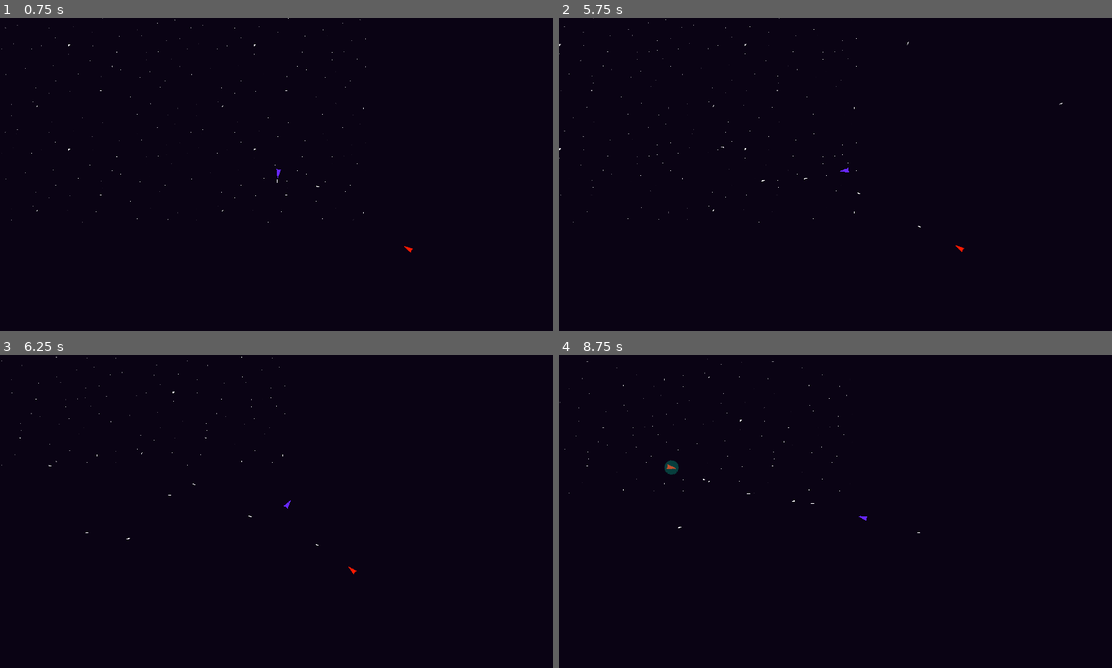
Above: before the commit, frames 1-4 (two rows, left to right).
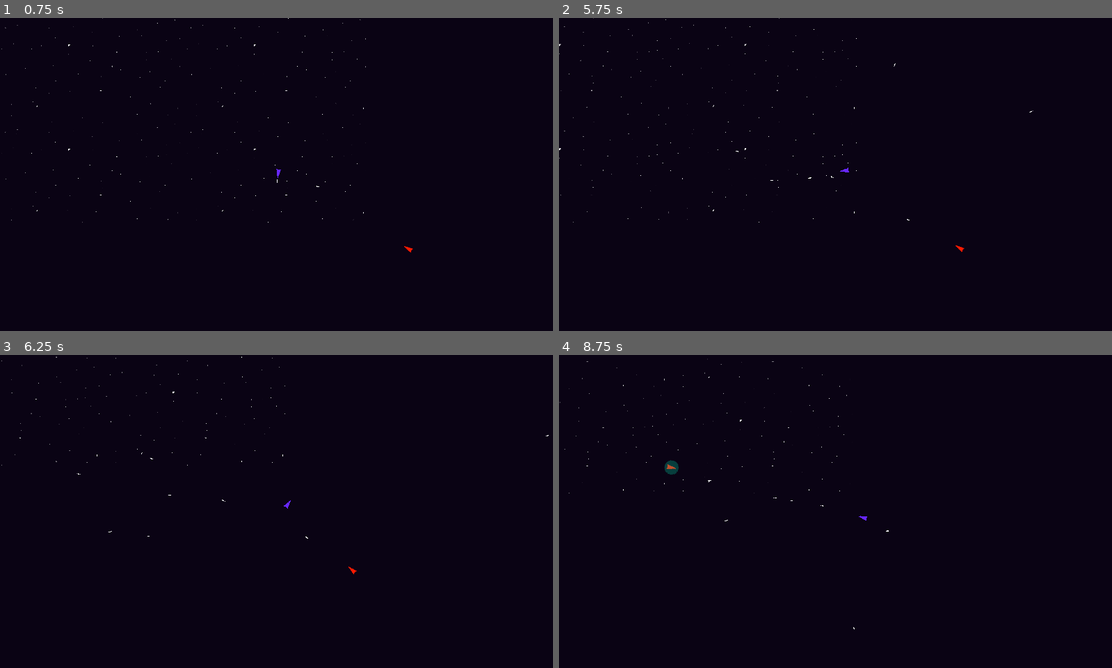
Above: after the commit, the same moments.

Repository: BloopHD/IntoTheVoid
Game: Godot game, scene res://scenes/world/world.tscn
Two runs of this game, one before a commit and one after it. Both use one fixed random seed, a clock stepped at 60 frames per second and the inputs below.
Inputs (mouse positions are in pixels of both pictures, inside the frame that each line leads up to):
- Up to frame 1 (0.75 s): tap Enter at 0.5 s; move the mouse to (248, 237) at 0.52 s; press the mouse at (248, 237) at 0.53 s; hold W (move_up) from 0.53 s (still down)
- Up to frame 2 (5.75 s): move the mouse to (1006, 221) at 1.27 s; release the mouse at (1006, 221) at 1.28 s; click (1006, 221) at 1.35 s; move the mouse to (669, 127) at 2.02 s; release W (move_up) at 2.03 s; hold Right mouse button (secondary action) 2.03-2.78 s; hold A (move_left) 2.03-3.53 s; click (669, 127) at 2.3 s; tap Space at 2.75 s; move the mouse to (863, 174) at 2.77 s; click (863, 174) at 2.85 s; move the mouse to (752, 96) at 3.52 s; press the mouse at (752, 96) at 3.53 s; hold S (move_down) 3.53-4.28 s; move the mouse to (957, 158) at 4.27 s; release the mouse at (957, 158) at 4.28 s; hold D (move_right) 4.28-5.03 s; right-click (957, 158) at 4.35 s; click (957, 158) at 4.55 s; move the mouse to (724, 190) at 5.02 s; press the mouse at (724, 190) at 5.03 s; hold W (move_up) from 5.03 s (still down)
- Up to frame 3 (6.25 s): move the mouse to (331, 442) at 5.77 s; release W (move_up) at 5.78 s; release the mouse at (331, 442) at 5.78 s; hold D (move_right) from 5.78 s (still down); click (331, 442) at 5.85 s
- Up to frame 4 (8.75 s): move the mouse to (807, 574) at 6.52 s; hold Right mouse button (secondary action) 6.53-7.28 s; click (807, 574) at 6.8 s; move the mouse to (1006, 558) at 7.27 s; click (1006, 558) at 7.35 s; move the mouse to (669, 464) at 8.02 s; release D (move_right) at 8.03 s; press the mouse at (669, 464) at 8.03 s; hold S (move_down) from 8.03 s (still down)

Frame 1 is identical in both runs. In frame 2, less than 0.1% of the frame differs, in the area x 29-92%, y 7-67%; in frame 3, less than 0.1%; in frame 4, less than 0.1%.

Commit message:
Updated Weapons and Lasers, Added Global Signals
See title.

Diff:
--- /dev/null
+++ b/globals/GlobalSignals.gd
@@ -0,0 +1,3 @@
+extends Node
+
+signal shot_fired(laser, position, rotation, starting_speed)
--- a/project.godot
+++ b/project.godot
@@ -14,6 +14,10 @@
 run/main_scene="res://scenes/world/world.tscn"
 config/features=PackedStringArray("4.3", "Forward Plus")
 config/icon="res://sprites/icon.svg"
+
+[autoload]
+
+GlobalSignals="*res://globals/GlobalSignals.gd"
 
 [display]
 
--- /dev/null
+++ b/scenes/enemies/ai.gd
@@ -0,0 +1,2 @@
+extends Node2D
+class_name AI
--- a/scenes/enemies/enemy.gd
+++ b/scenes/enemies/enemy.gd
@@ -1,5 +1,6 @@
+extends CharacterBody2D
 class_name Enemy
-extends CharacterBody2D
+
 
 signal laser_shot(laser)
 signal enemy_fired_laser(laser, position, rotation, starting_speed)
@@ -12,7 +13,9 @@
 @export var muzzle: Marker2D
 @export var player_test: Node2D
 
-@onready var health: Node2D = $Health
+@onready var health: Health = $Health
+@onready var weapon: Weapon = $Weapon
+@onready var ai: AI = $AI
 
 @onready var finite_state_machine: Node = $FiniteStateMachine
 @onready var enemy_wander_state: Node = $FiniteStateMachine/EnemyWanderState
@@ -51,7 +54,6 @@
 
 
 func move_func(delta: float, move_direction: Vector2) -> void:
-
 	move_direction = (move_direction - position).normalized()
 
 	var current_rotation_vector: Vector2 = Vector2(cos(rotation), sin(rotation))
@@ -59,19 +61,12 @@
 
 	var forward_angle_max: float = 30
 
-	#rotate_func(get_rotation_angle(player_position))
-
-
-	# TODO - This really needs to be refactored, and player_in_range does not quite work.
-
 	if current_state == enemy_chase_state || current_state == enemy_retreat_state || current_state == enemy_attack_state:
 		if current_forward_angle < forward_angle_max && current_forward_angle > -forward_angle_max:
-			print("FORWARD")
 			player_in_range = true
 			velocity = lerp(velocity, move_direction * max_speed, delta * acceleration / ONE_HUNDRED)
 
 		else:
-			print("NOT")
 			player_in_range = false
 			velocity = lerp(velocity, move_direction * max_speed, delta * acceleration * 0.75 / ONE_HUNDRED)
 
@@ -85,12 +80,10 @@
 
 
 func rotate_func(angle: float) -> void:
-
 	rotation_degrees = rad_to_deg(lerp_angle(global_rotation, angle, rotational_accel / ONE_HUNDRED))
 
 
 func get_rotation_angle(player_position: Vector2) -> float:
-
 	look_direction = (player_position - position).normalized()
 
 	var angle: float = look_direction.angle() + NINETY_DEGREES_RAD
@@ -99,7 +92,6 @@
 
 
 func rotate_function(aim_position: Vector2 = Vector2.ZERO) -> void:
-
 	look_direction = (aim_position - position).normalized()
 
 	var angle: float = look_direction.angle() + NINETY_DEGREES_RAD
@@ -108,7 +100,6 @@
 
 
 func try_to_shoot():
-
 	if can_shoot && player_in_range:
 		can_shoot = false
 		$ShootingTimer.start()
@@ -116,12 +107,17 @@
 
 
 func shoot_laser() -> void:
+#	var laser: Area2D = laser_scene.instantiate()
+#	laser.global_position = muzzle.global_position
+#	laser.rotation = rotation
+#	laser.curr_speed = curr_speed
+#	emit_signal("laser_shot", laser)
+	weapon.fire_weapon(get_speed_in_direction(look_direction), rotation)
 
-	var laser: Area2D = laser_scene.instantiate()
-	laser.global_position = muzzle.global_position
-	laser.rotation = rotation
-	laser.curr_speed = curr_speed
-	emit_signal("laser_shot", laser)
+
+func get_speed_in_direction(direction: Vector2) -> float:
+	var normalized_direction = direction.normalized()
+	return velocity.dot(normalized_direction)
 
 
 func handle_hit(damage: int) -> void:
@@ -132,7 +128,6 @@
 
 
 func change_state(body: Node2D, new_state: Node) -> void:
-
 	player = body
 
 	if current_state != enemy_death_state:
--- a/scenes/enemies/enemy.tscn
+++ b/scenes/enemies/enemy.tscn
@@ -7,6 +7,7 @@
 [ext_resource type="Script" path="res://scenes/enemies/enemy_wander_state.gd" id="4_db3q0"]
 [ext_resource type="Script" path="res://scenes/enemies/enemy_chase_state.gd" id="5_ahrbe"]
 [ext_resource type="PackedScene" uid="uid://crasmqmrosgc" path="res://scenes/weapon/weapon.tscn" id="5_hblv0"]
+[ext_resource type="Script" path="res://scenes/enemies/ai.gd" id="6_arwoa"]
 [ext_resource type="Script" path="res://scenes/enemies/enemy_aware_state.gd" id="6_w7qao"]
 [ext_resource type="Script" path="res://scenes/enemies/enemy_attack_state.gd" id="7_e3itp"]
 [ext_resource type="Script" path="res://scenes/enemies/enemy_death_state.gd" id="8_grrgi"]
@@ -58,6 +59,9 @@
 [node name="ShootingTimer" type="Timer" parent="."]
 wait_time = 0.5
 one_shot = true
+
+[node name="AI" type="Node2D" parent="."]
+script = ExtResource("6_arwoa")
 
 [node name="Aware_Detection_Area" type="Area2D" parent="."]
 collision_layer = 0
--- a/scenes/health/health.gd
+++ b/scenes/health/health.gd
@@ -1,4 +1,5 @@
 extends Node2D
+class_name Health
 
 
 @export var health: int = 100:
--- a/scenes/laser/laser.gd
+++ b/scenes/laser/laser.gd
@@ -35,13 +35,13 @@
 
 		queue_free()
 
-	if body.is_in_group("enemy"):
+	if body.is_in_group("enemy") || body.is_in_group("player"):
 		body.handle_hit(damage)
 		queue_free()
 
 
 func _on_area_entered(area:Area2D) -> void:
-	if area.is_in_group("enemy shield"):
+	if area.is_in_group("enemy shield") || area.is_in_group("player shield"):
 		area.damage_shield(damage)
 		queue_free()
 
--- a/scenes/laser/laser.tscn
+++ b/scenes/laser/laser.tscn
@@ -8,8 +8,8 @@
 height = 24.0
 
 [node name="Laser" type="Area2D"]
-collision_layer = 4
-collision_mask = 162
+collision_layer = 0
+collision_mask = 0
 script = ExtResource("1_m418u")
 damage = 10.0
 speed = 1250.0
--- a/scenes/player/player.gd
+++ b/scenes/player/player.gd
@@ -1,7 +1,6 @@
 extends CharacterBody2D
 class_name Player
 
-signal player_fired_laser(laser, position, rotation, starting_speed)
 
 @export var forward_speed: int = 1000
 @export var reverse_and_strafe_speed: int = 750
@@ -27,39 +26,29 @@
 var can_shoot: bool = true
 
 
-
 var current_speed: float:
 	get:
 		return velocity.length()
 
 
 func _input(event: InputEvent) -> void:
-
 	set_input_type(event)
 
 
-func _ready() -> void:
-	weapon.weapon_fired.connect(self.shoot_laser)
-
-
 func _process(_delta) -> void:
-
 	check_for_input()
 
 
 func _physics_process(delta: float) -> void:
-
 	player_movement(delta)
 	player_rotation(get_player_rotation_angle())
-#	handle_crosshair(delta)
-#	print("Player Speed: ", current_speed)
 
 
 # Movment function.
 func player_movement(delta: float) -> void:
-
 	var current_forward_angle: float = rad_to_deg(move_vector.angle_to(aim_vector))
 	var forward_angle_max: float = 30
+
 
 # If the player is moving.
 	if move_vector > Vector2.ZERO || move_vector < Vector2.ZERO:
@@ -137,15 +126,13 @@
 func check_for_weapons_fired() -> void:
 
 	if Input.is_action_pressed("primary action") and can_shoot:
-		weapon.fire_weapon(current_speed, rotation)
+		weapon.fire_weapon(get_speed_in_direction(aim_vector), rotation)
 	elif Input.is_action_pressed("secondary action"):
 		pass
 	else:
 		pass
 
 	#print("boom")
-
-
 
 
 # This function gets the move input from the player.
@@ -172,10 +159,6 @@
 	return aim_input
 
 
-func shoot_laser(laser, position, rotation, current_directional_speed) -> void:
-	emit_signal("player_fired_laser", laser, position, rotation, current_directional_speed)
-
-
 # This function gets the speed of the player in a given direction,
 # which is used to determine the starting speed of a laser.
 func get_speed_in_direction(direction: Vector2) -> float:
--- a/scenes/player/player.tscn
+++ b/scenes/player/player.tscn
@@ -27,11 +27,12 @@
 texture = ExtResource("1_gvkbj")
 
 [node name="Weapon" parent="." instance=ExtResource("3_yom0l")]
+PlayerWeapon = true
 
 [node name="Shield" parent="." groups=["player shield"] instance=ExtResource("4_xtpps")]
 scale = Vector2(6, 6)
 collision_layer = 64
-collision_mask = 40
+collision_mask = 8
 
 [node name="Health" parent="." instance=ExtResource("5_pdjii")]
 
--- a/scenes/weapon/weapon.gd
+++ b/scenes/weapon/weapon.gd
@@ -1,18 +1,47 @@
 extends Node2D
+class_name Weapon
 
-signal weapon_fired(laser, position, rotation, starting_speed)
 
-var laser_scene: PackedScene = preload("res://scenes/laser/laser.tscn")
+@export var PlayerWeapon: bool = false
+
 
 @onready var Muzzle: Marker2D = $LaserMarkers/LaserMarker
 @onready var laser_cooldown: Timer = $LaserCooldown
 
 
-func fire_weapon(actor_starting_speed: float, actor_rotation: float) -> void:
+const PLAYER_PROJECTILE_LAYER: int = 3
+const ENEMY_PROJECTILE_LAYER: int = 4
+const PLAYER_MASK: int = 1
+const ENEMY_MASK: int = 6
+const PLAYER_SHIELD_MARK: int = 7
+const ENEMY_SHIELD_MARK: int = 8
+
+
+
+var laser_scene: PackedScene = preload("res://scenes/laser/laser.tscn")
+
+
+func fire_weapon(actor_directional_speed: float, actor_rotation: float) -> void:
 	if laser_cooldown.is_stopped():
+
 		var laser: Area2D = laser_scene.instantiate()
-		var current_directional_speed: float = max(actor_starting_speed, 0.0) # If current speed is negative, set it to 0.
+
+		set_collision_layer_and_masks(laser)
+
+		var laser_starting_directional_speed: float = max(actor_directional_speed, 0.0) # If current speed is negative, set it to 0.
 
 		laser_cooldown.start()
 
-		emit_signal("weapon_fired", laser, Muzzle.global_position, actor_rotation, current_directional_speed)
+		GlobalSignals.emit_signal("shot_fired", laser, Muzzle.global_position, actor_rotation, laser_starting_directional_speed)
+
+
+func set_collision_layer_and_masks(laser):
+	if PlayerWeapon:
+		laser.set_collision_layer_value(PLAYER_PROJECTILE_LAYER, true)
+		laser.set_collision_mask_value(ENEMY_MASK, true)
+		laser.set_collision_mask_value(ENEMY_SHIELD_MARK, true)
+	else:
+		print("heere")
+		laser.set_collision_layer_value(ENEMY_PROJECTILE_LAYER, true)
+		laser.set_collision_mask_value(PLAYER_MASK, true)
+		laser.set_collision_mask_value(PLAYER_SHIELD_MARK, true)
--- a/scenes/world/projectile_manager.gd
+++ b/scenes/world/projectile_manager.gd
@@ -5,4 +5,4 @@
 	laser.global_position = position
 	laser.rotation = rotation
 	laser.starting_speed = starting_speed
-	add_child(laser)
+	self.call_deferred("add_child", laser)
--- a/scenes/world/world.gd
+++ b/scenes/world/world.gd
@@ -4,7 +4,7 @@
 @onready var player: Player = $Player
 
 func _ready() -> void:
-	player.player_fired_laser.connect(projectile_manager.handle_spawning_laser)
+	GlobalSignals.shot_fired.connect(projectile_manager.handle_spawning_laser)
 
-func laser_shot(laser:Variant):
-	$Projectiles.call_deferred("add_child", laser)
+#func laser_shot(laser:Variant):
+#	$Projectiles.call_deferred("add_child", laser)
Not shown: 1 places in scenes/enemies/enemy.tscn that only renumber resources
